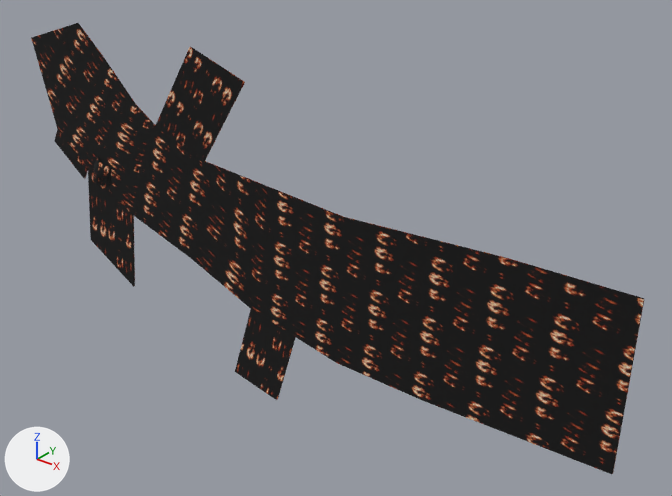
Before and after pictures for a commit that changed the OBJ model sceneobjs/aiji_dongxue_225/light/tx_aiji_dongxue_225_rongyan_b.obj.
Rendered twice from a camera (50 mm lens) standing at (3534.0, -4372.0, 2914.0) and looking at (-106.0, 178.0, 92.0). The axes (+X, +Y, +Z) are drawn at lower left. The lights are the same throughout. Where no turn or scale is listed for an object, it has been applied to the vertices. Vertices at the same position are counted once.

Objects in the first picture: 'tx_aiji_dongxue_225_rongyan_b'.
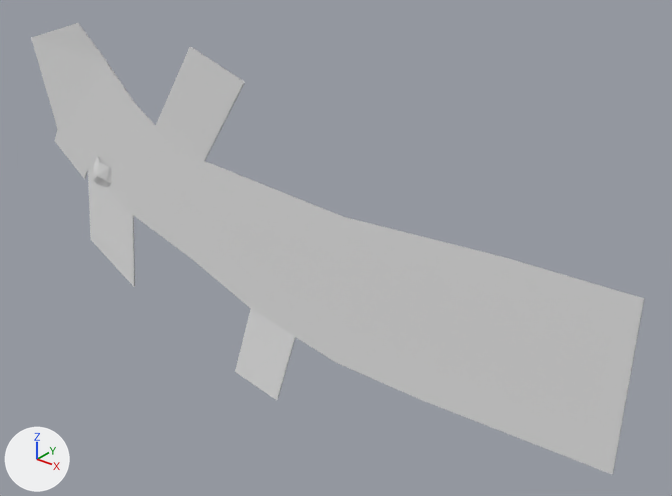
Changed parts and their boxes [x1, y1, x2, y2] in the pictures (672 x 496 px):
part 1 of me_tx_aiji_dongxue_225_rongyan_b, recoloured: [78, 23, 644, 472] in both
part 2 of me_tx_aiji_dongxue_225_rongyan_b, recoloured (black to grey): [31, 23, 644, 474] in both

The edits, one by one:
Material 'material_1' (mat_material_1_1) is new.
Its base color is (0.8, 0.8, 0.8) (white #e7e7e7).
Its roughness is 1.0.
Material 'material_2' (mat_material_2_1) is new.
Its base color is (0.8, 0.8, 0.8) (white #e7e7e7).
Its roughness is 1.0.
me_tx_aiji_dongxue_225_rongyan_b has 67 vertices, 64 faces and spans x -3020.0..2132.0, y -120.0..-44.0, z -1165.0..1385.0.
me_tx_aiji_dongxue_225_rongyan_b is used by ob_tx_aiji_dongxue_225_rongyan_b; location (0.0, 0.0, 0.0).
me_tx_aiji_dongxue_225_rongyan_b part 1: all 25 faces that had it switch from mat_material_2 (picture img_tx_aiji_dongxue_225_rongyan_05_png) to mat_material_2_1 (white #e7e7e7).
me_tx_aiji_dongxue_225_rongyan_b part 2: all 39 faces that had it switch from mat_material_1 (picture img_tx_aiji_dongxue_225_rongyan_02_png) to mat_material_1_1 (white #e7e7e7).
